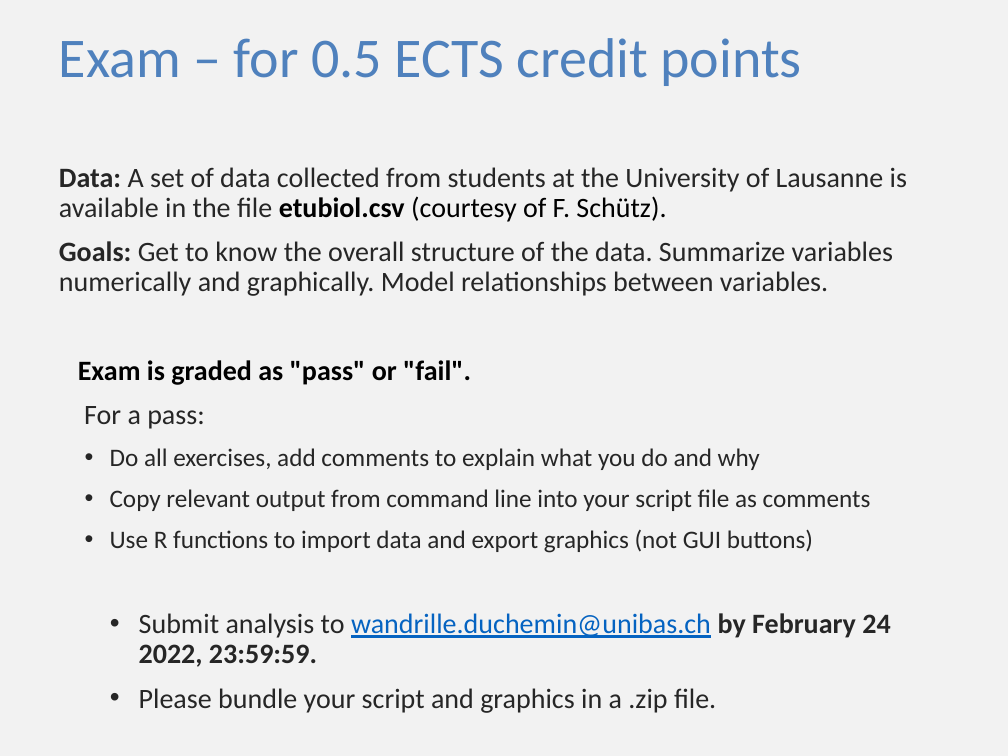
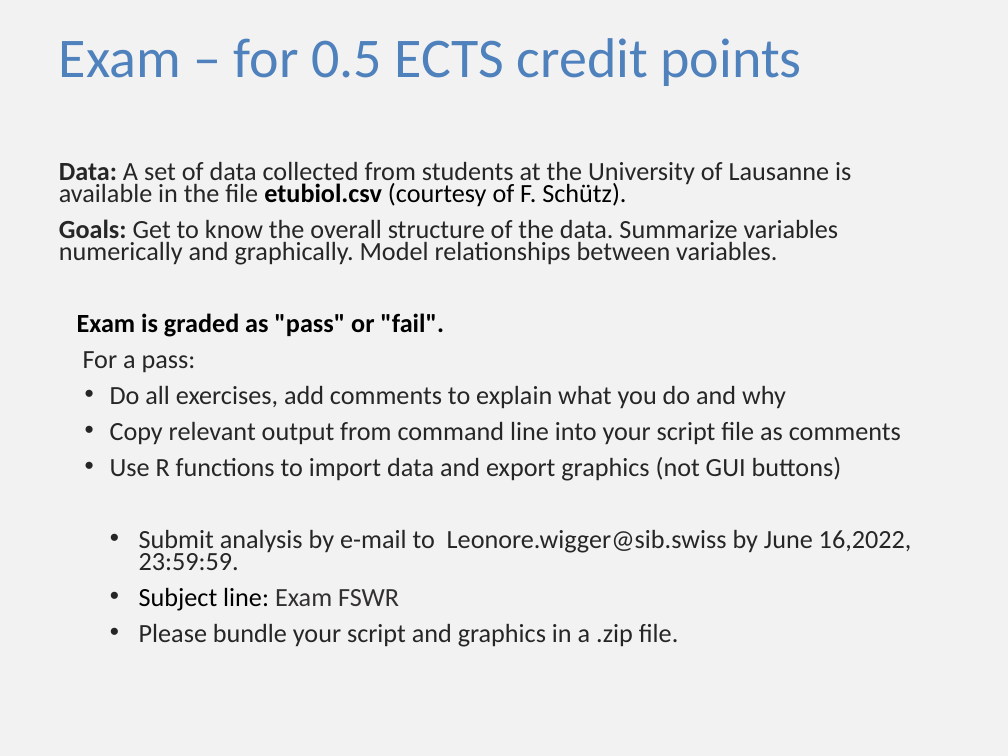
Before and after one commit to sib-swiss/first-steps-with-R-training, a slide deck: slide 1 of assets/pptx/exam_R.pptx. Drawn at 1008x756 pixels with LibreOffice and Linux fonts; fonts in the diff are those of the drawing. Boxes give left, top, right and bottom in pixels: in the first picture for what was removed or moved away, otherwise in the second. Text is boxed around its words. In the diff, an @@ line names an element or a change of style, - is before the commit and + after.

Commit message:
update with June2022 material

```diff
--- a/assets/pptx/exam_R.pptx
+++ b/assets/pptx/exam_R.pptx
@@ text at bbox=[59, 162, 901, 647]: size 20 to 18.7 pt in "Data: A set of data collected from ...", "Goals: Get to know the overall structure ...", "Exam is graded as "pass" or "fail".", "For a pass:" and 1 more places; size 18 to 18.7 pt in "Do all exercises, add comments to explain ...", "Copy relevant output from command line into ...", "Use R functions to import data and ..."; line spacing 0.9 to 0.7 @@
@@ text at bbox=[139, 530, 912, 611]: text changed; size 20 to 18.7 pt @@
-  • Submit analysis to wandrille.duchemin@unibas.ch by February 24 2022, 23:59:59.
+  • Submit analysis by e-mail to Leonore.wigger@sib.swiss by June 16,2022, 23:59:59.
+  • Subject line: Exam FSWR
```
Also in this commit, not shown: 2 other slides changed, 17 other files.
